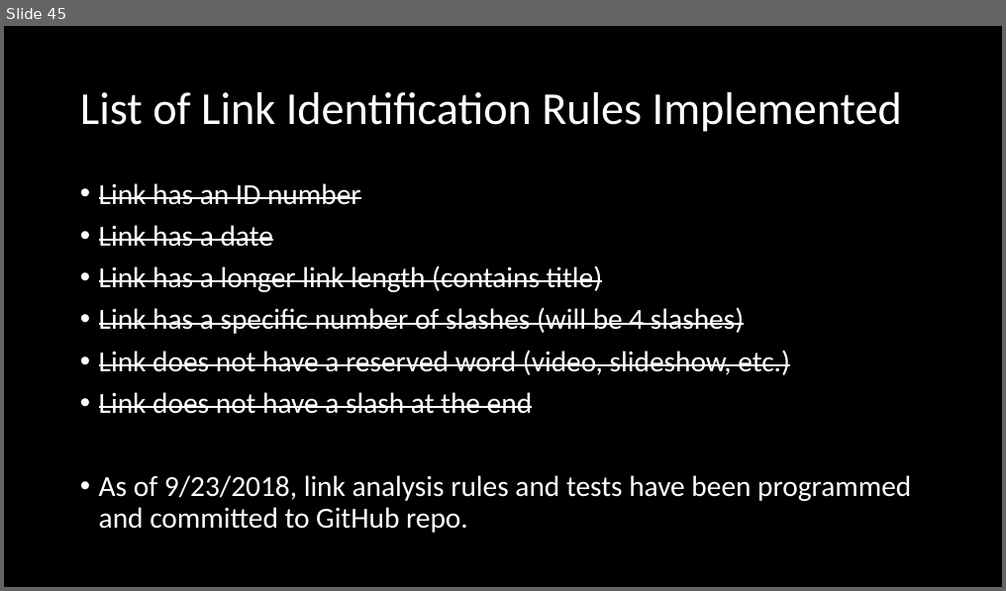
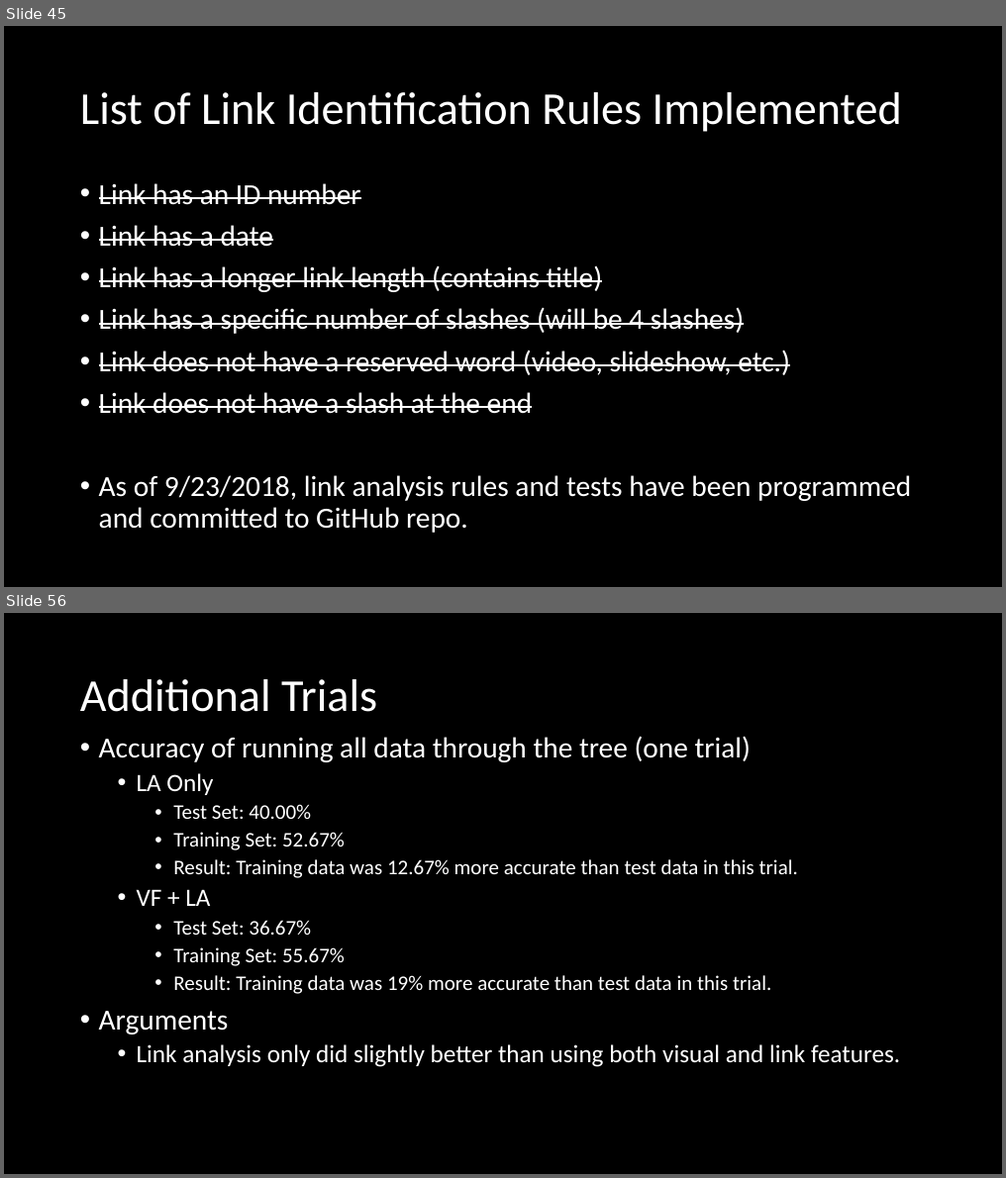
Before and after one commit to nickarummel/CSC499-Rummel-Research, a slide deck: NRummel_PTD.pptx. Shown one above the other, each under a label of ours: slide 45 before the commit, slides 45 and 56 after it; the slides between them are not shown. The pictures are 1006x591 and 1006x1178 pixels, drawn with LibreOffice and Linux fonts; fonts in the diff are those of the drawing. Boxes give left, top, right and bottom in pixels: in the first picture for what was removed or moved away, otherwise in the second. Text is boxed around its words. In the diff, an @@ line names an element or a change of style, - is before the commit and + after.

Commit message:
Updated PTD with Result Data
I updated this project's primary technical documentation to include a sample ID3 tree the code constructed, the statistical analysis of the data, results, and some conclusions.

```diff
--- a/NRummel_PTD.pptx
+++ b/NRummel_PTD.pptx
@@ slide 56 added at bbox=[4, 613, 1002, 1174], background #000000 @@
@@ title added at bbox=[80, 679, 377, 712], 44 pt, text #FFFFFF @@
+Additional Trials
@@ text added at bbox=[99, 736, 900, 1067], 20 pt, text #FFFFFF @@
+• Accuracy of running all data through the tree (one trial)
+  • LA Only
+    • Test Set: 40.00%
+    • Training Set: 52.67%
+    • Result: Training data was 12.67% more accurate than test data in this trial.
+  • VF + LA
+    • Test Set: 36.67%
+    • Training Set: 55.67%
+    • Result: Training data was 19% more accurate than test data in this trial.
+• Arguments
+  • Link analysis only did slightly better than using both visual and link features.
```
Also in this commit, not shown: 12 other slides added.
